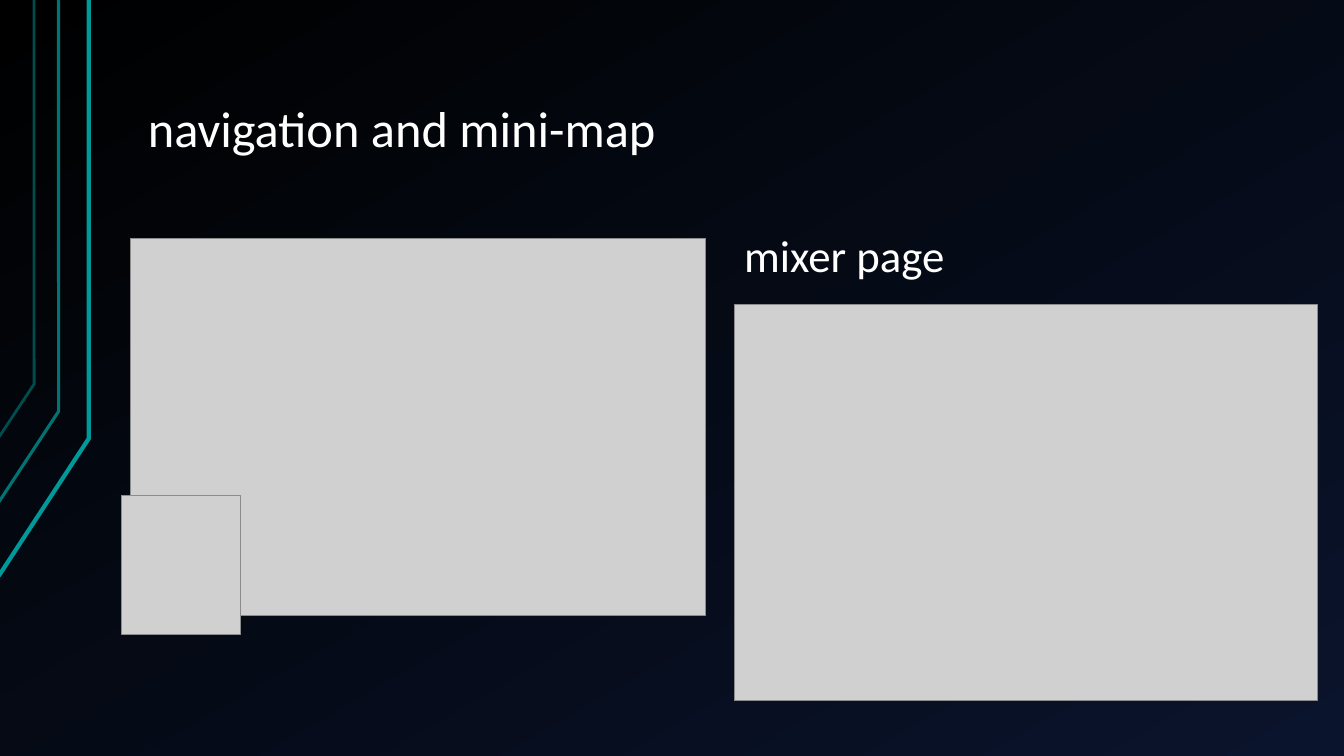
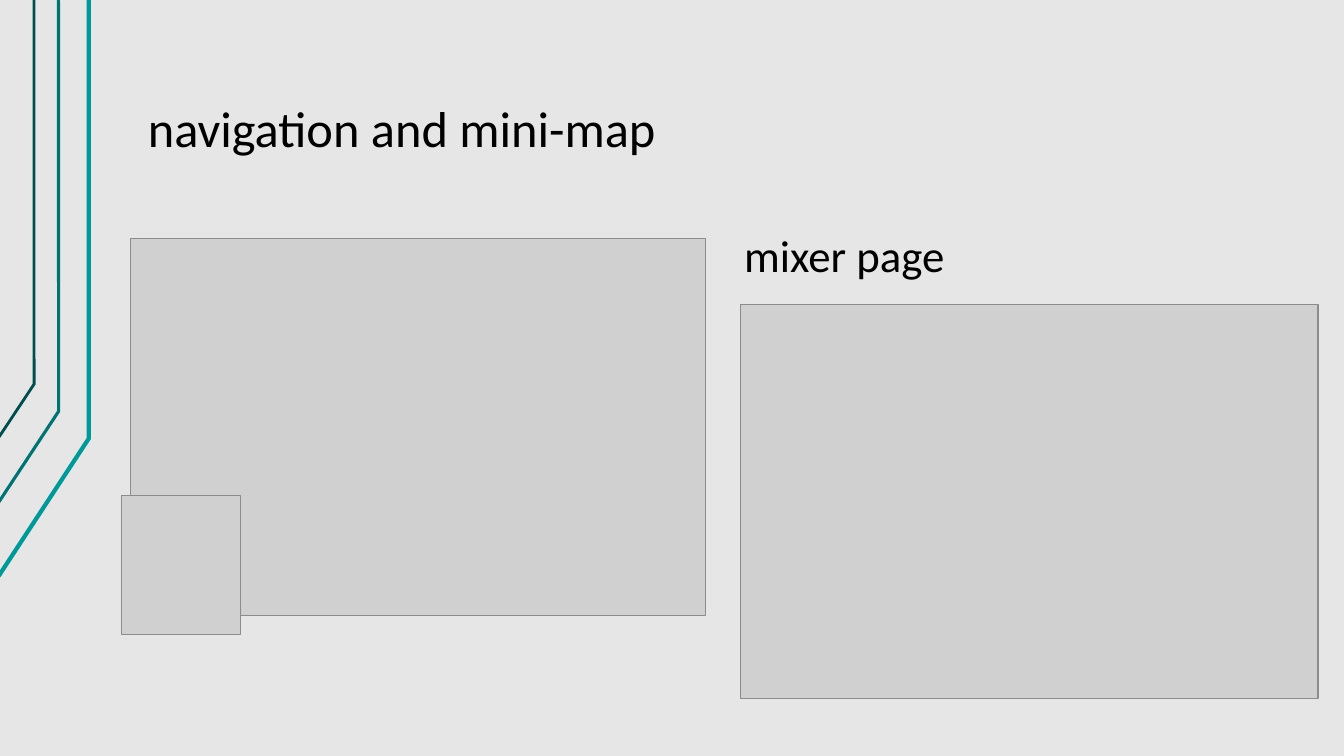
Before and after one commit to jegasus/m8-tracker-workshop, a slide deck: slide 13 of slides_v1.odp (slide 12 before the commit). Drawn at 1344x756 pixels with LibreOffice and Linux fonts; fonts in the diff are those of the drawing; grey boxes stand for pictures. Boxes give left, top, right and bottom in pixels: in the first picture for what was removed or moved away, otherwise in the second. Text is boxed around its words. In the diff, an @@ line names an element or a change of style, - is before the commit and + after.

```diff
--- a/slides_v1.odp
+++ b/slides_v1.odp
@@ background gradient #000000 to #0A142C to #E7E6E6 @@
@@ title "navigation and mini-map" at [148,112,655,156]: text colour #FFFFFF to #000000 @@
@@ text "mixer page" at [744,241,944,280]: text colour #FFFFFF to #000000 @@
@@ picture: place and size @@
-picture at [734,304,1317,702]
+picture at [740,304,1318,699]
```
Also in this commit, not shown: 29 other slides changed, 6 slides added.
